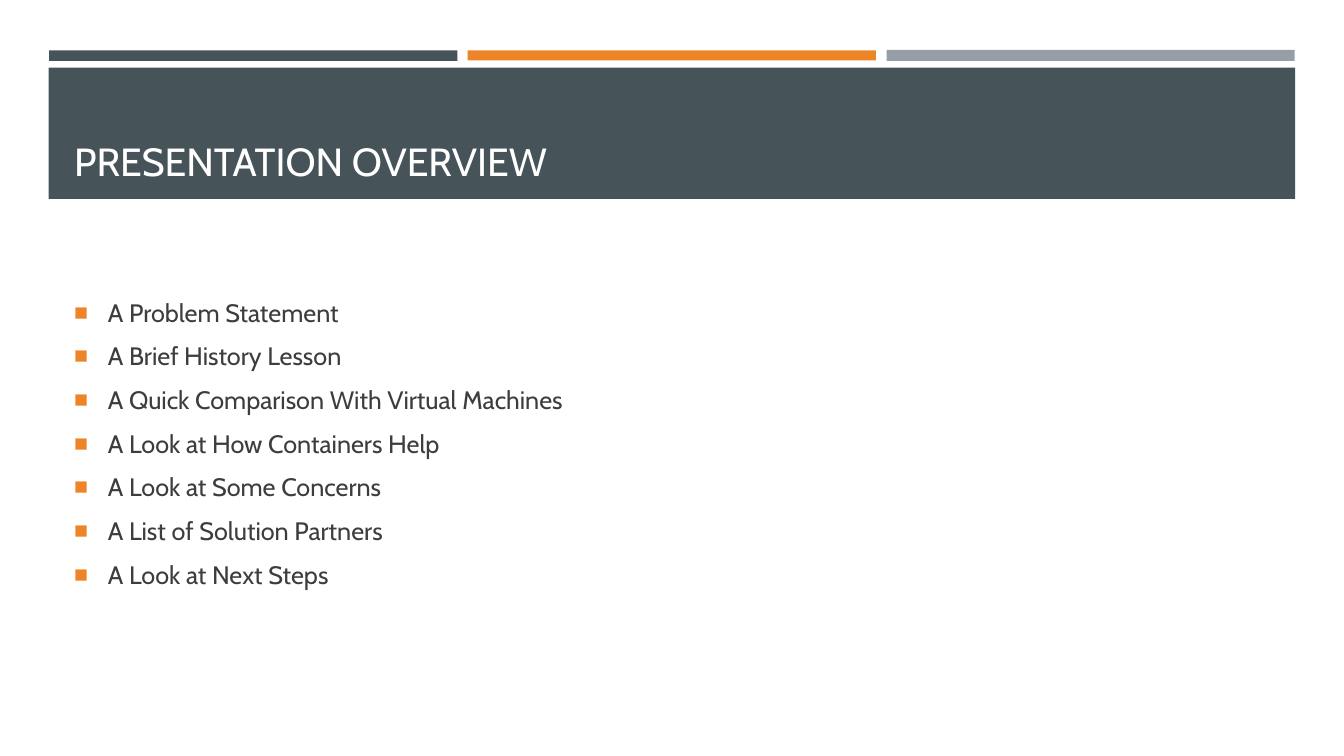
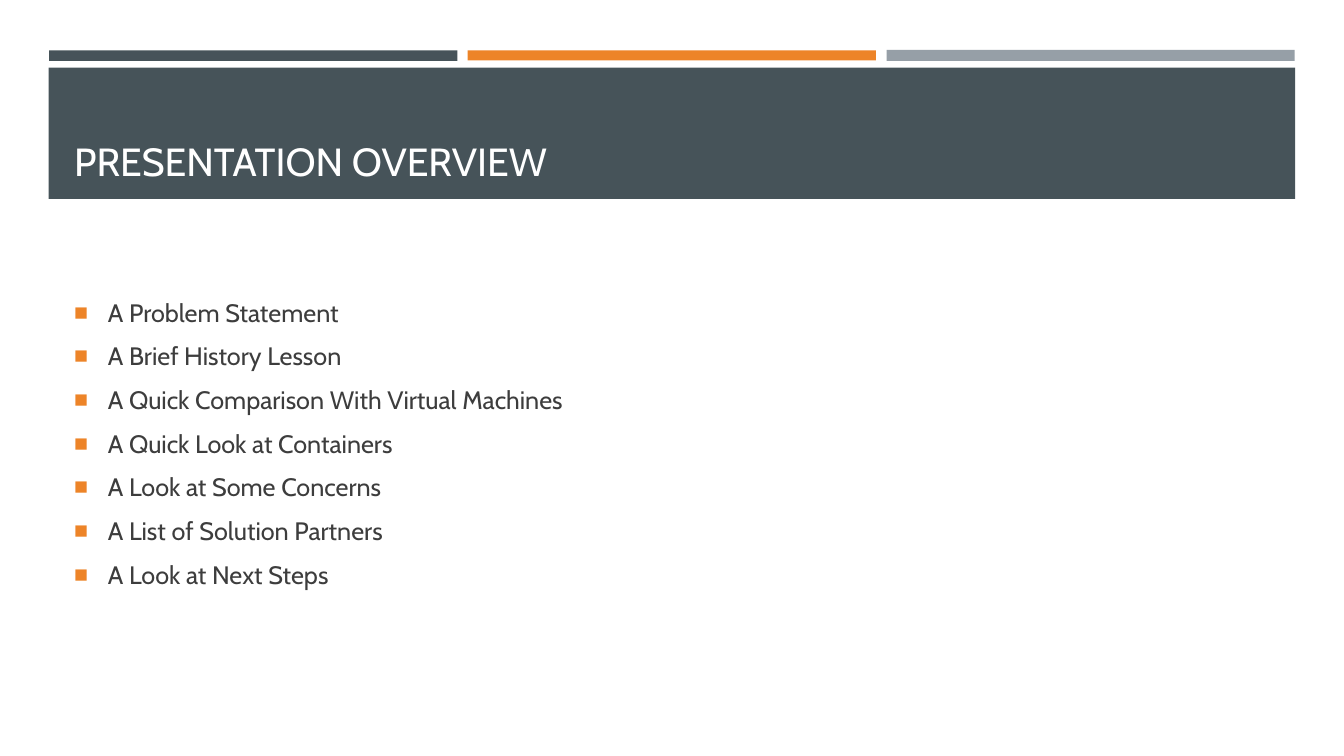
Before and after one commit to EnterpriseProductsLP/introduction-to-docker, a slide deck: slide 3 of presentation/presentation.pptx. Drawn at 1344x756 pixels with LibreOffice and Linux fonts; fonts in the diff are those of the drawing. Boxes give left, top, right and bottom in pixels: in the first picture for what was removed or moved away, otherwise in the second. Text is boxed around its words. In the diff, an @@ line names an element or a change of style, - is before the commit and + after.

```diff
--- a/presentation/presentation.pptx
+++ b/presentation/presentation.pptx
@@ text at <box>108,434,392,454</box>: text changed @@
-■ A Look at How Containers Help
+■ A Quick Look at Containers
```
Also in this commit, not shown: 11 other slides changed, 2 slides added.
